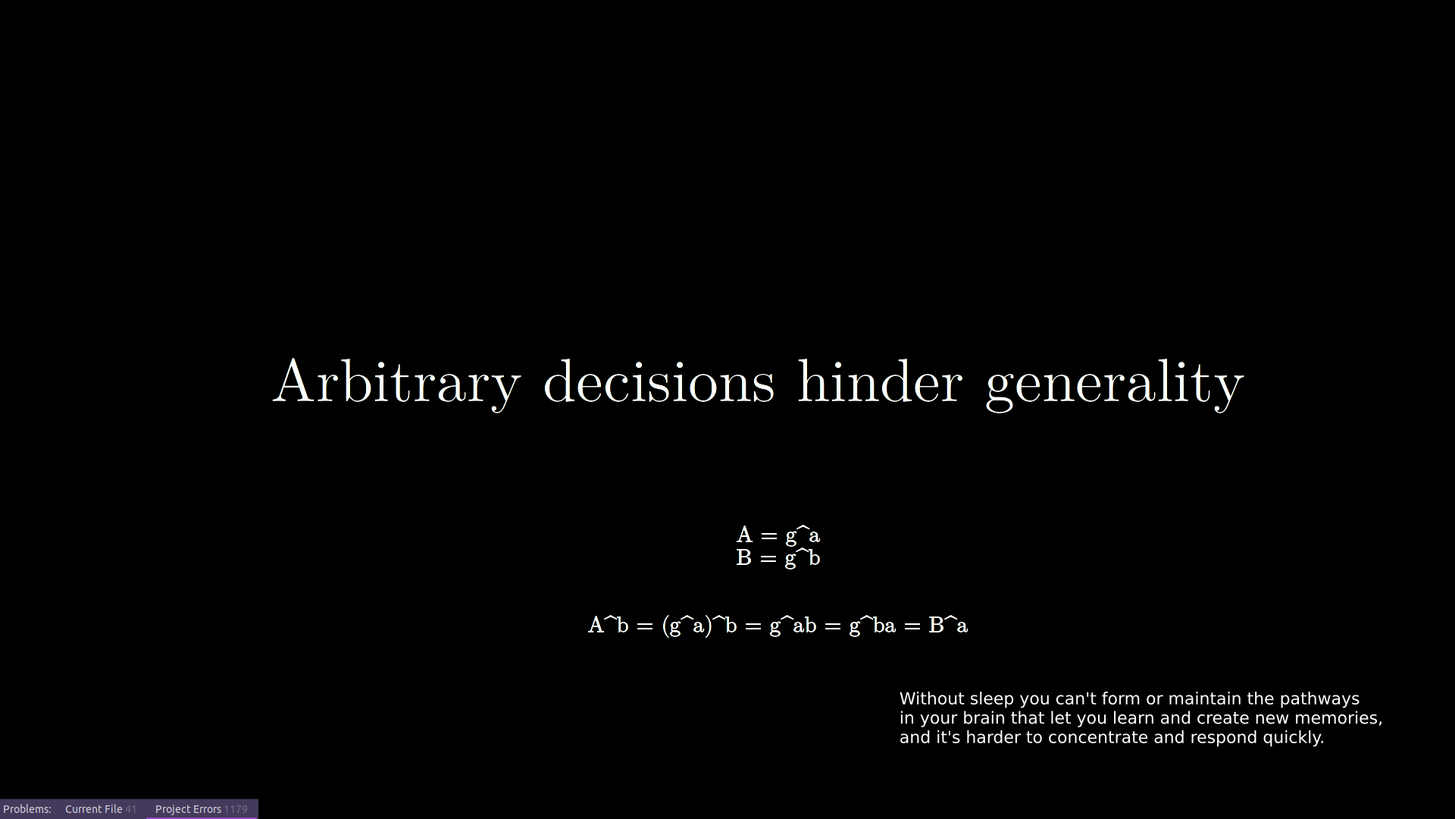
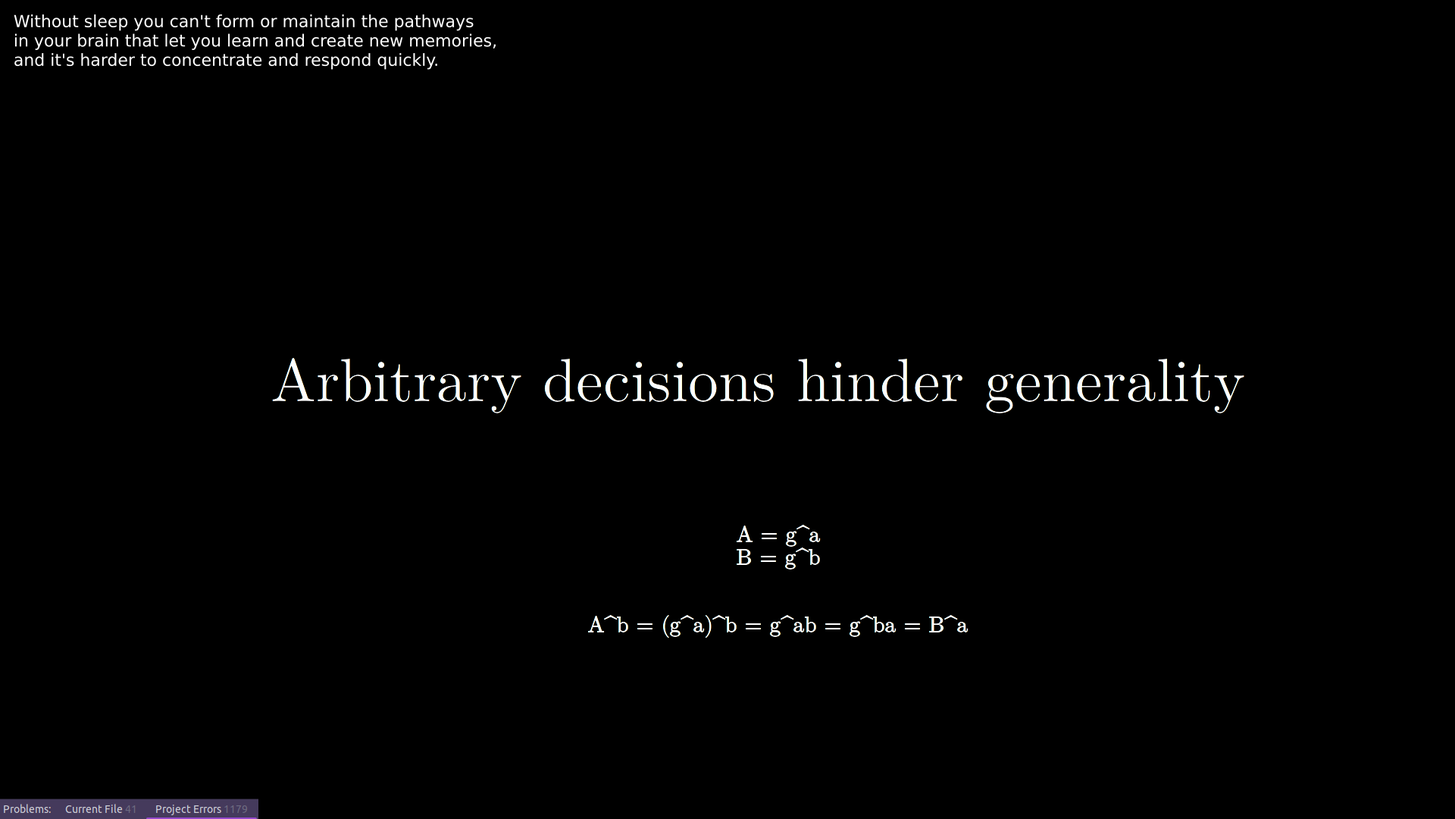
Two versions of the same layered image (1455 × 819). Layer-by-layer changes:
renamed "Achtergrond" to "Tekenlaag 1", painted on it over (13, 14, 1382, 747)
